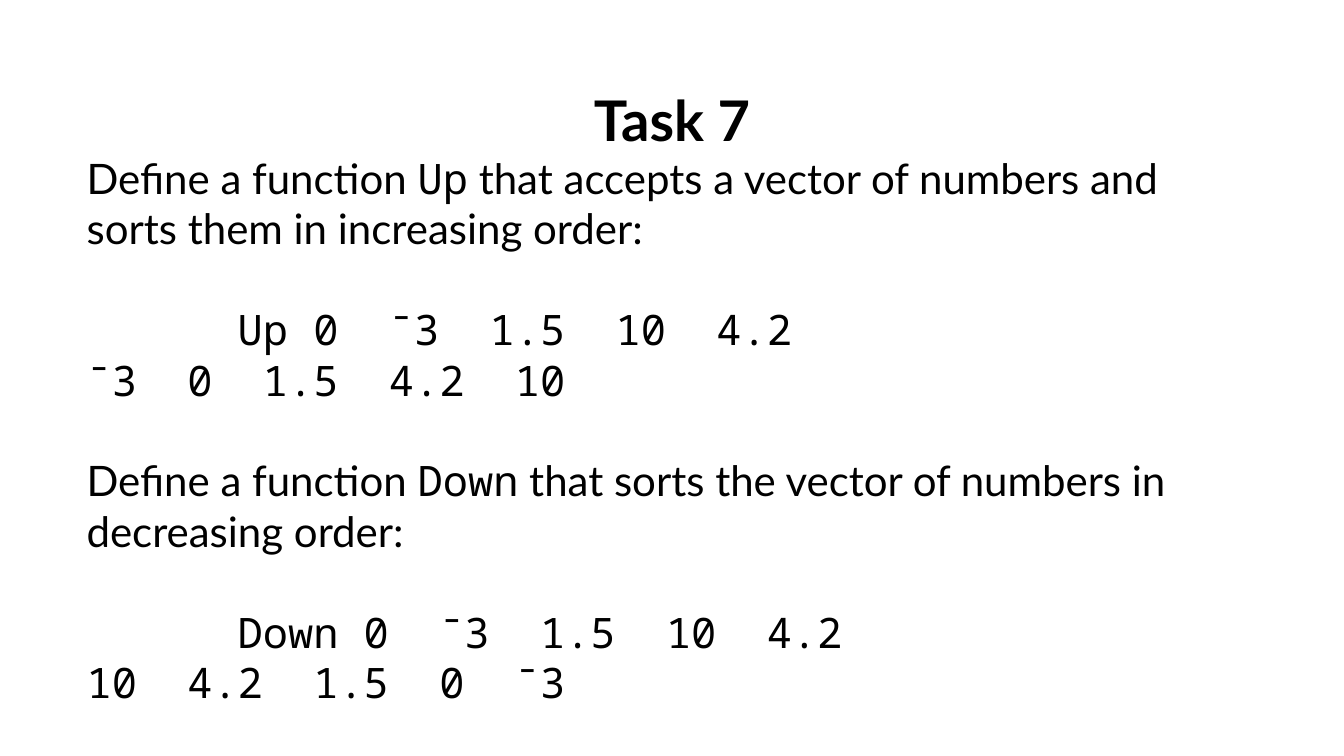
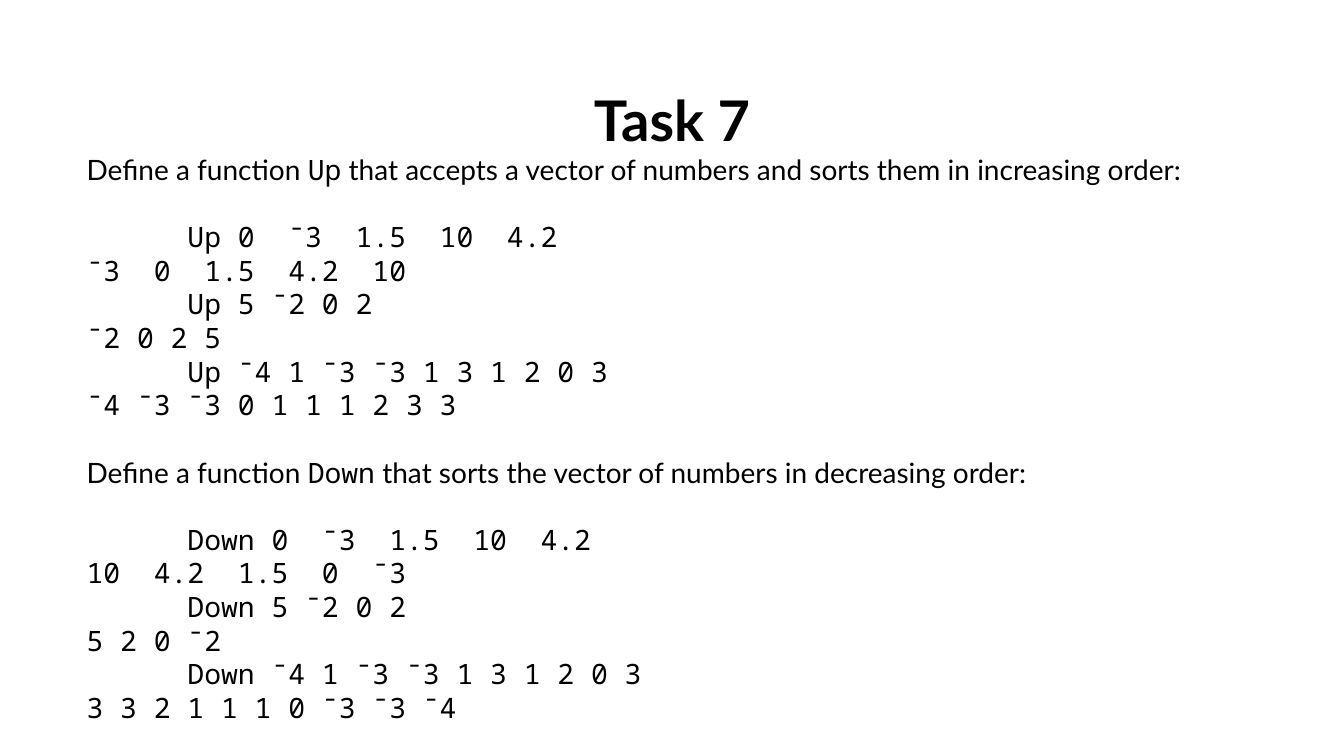
Before and after one commit to abrudz/tasks, a slide deck: slide 7 of tasks5.pptx. Drawn at 1344x756 pixels with LibreOffice and Linux fonts; fonts in the diff are those of the drawing. Boxes give left, top, right and bottom in pixels: in the first picture for what was removed or moved away, otherwise in the second. Text is boxed around its words. In the diff, an @@ line names an element or a change of style, - is before the commit and + after.

```diff
--- a/tasks5.pptx
+++ b/tasks5.pptx
@@ text at bbox=[87, 159, 1181, 584]: size 30 to 20 pt in "Define a function Up that accepts a ...", "Up 0 ¯3 1.5 10 4.2", "¯3 0 1.5 4.2 10", "Define a function Down that sorts the ..." and 2 more places @@
@@ text at bbox=[87, 293, 608, 416]: paragraphs added @@
+Up 5 ¯2 0 2
+¯2 0 2 5
+Up ¯4 1 ¯3 ¯3 1 3 1 2 0 3
+¯4 ¯3 ¯3 0 1 1 1 2 3 3
@@ text at bbox=[87, 596, 642, 719]: paragraphs added @@
+Down 5 ¯2 0 2
+5 2 0 ¯2
+Down ¯4 1 ¯3 ¯3 1 3 1 2 0 3
+3 3 2 1 1 1 0 ¯3 ¯3 ¯4
```
Also in this commit, not shown: 1 slide added, 1 slide removed, 8 other files.
